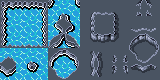
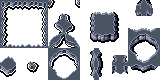
Revision of a layered 160 × 80 image; what changed, layer by layer:
painted on "Flat Rock" over [0, 0, 160, 80]
painted on "Flat Swamp" over [0, 0, 160, 80]
painted on "Flat Snow" over [80, 0, 160, 80]
painted on "Flat Grass" over [80, 0, 160, 80]
painted on "Flat Dirt" over [80, 0, 160, 80]
painted on "Flat Sand" over [80, 0, 160, 80]
painted on "Textured Rock" over [80, 0, 160, 80]
painted on "Textured Swamp" over [80, 0, 160, 80]
painted on "Textured Snow" over [80, 0, 160, 80]
painted on "Textured Grass" over [80, 0, 160, 80]
painted on "Textured dirt" over [80, 0, 160, 80]
painted on "Textured Sand" over [80, 0, 160, 80]
hid group "Background" (3 layers) over [0, 0, 160, 80]
